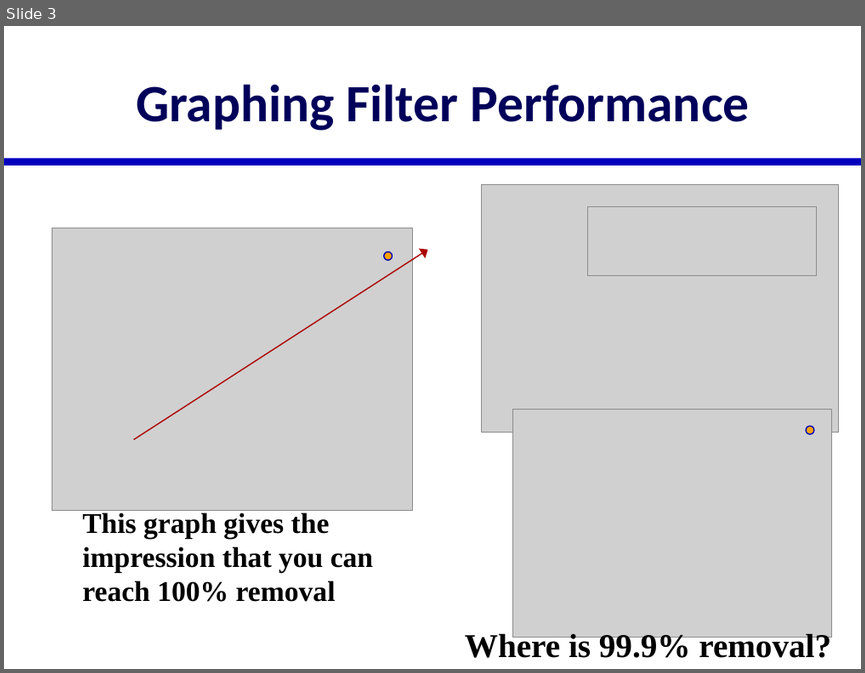
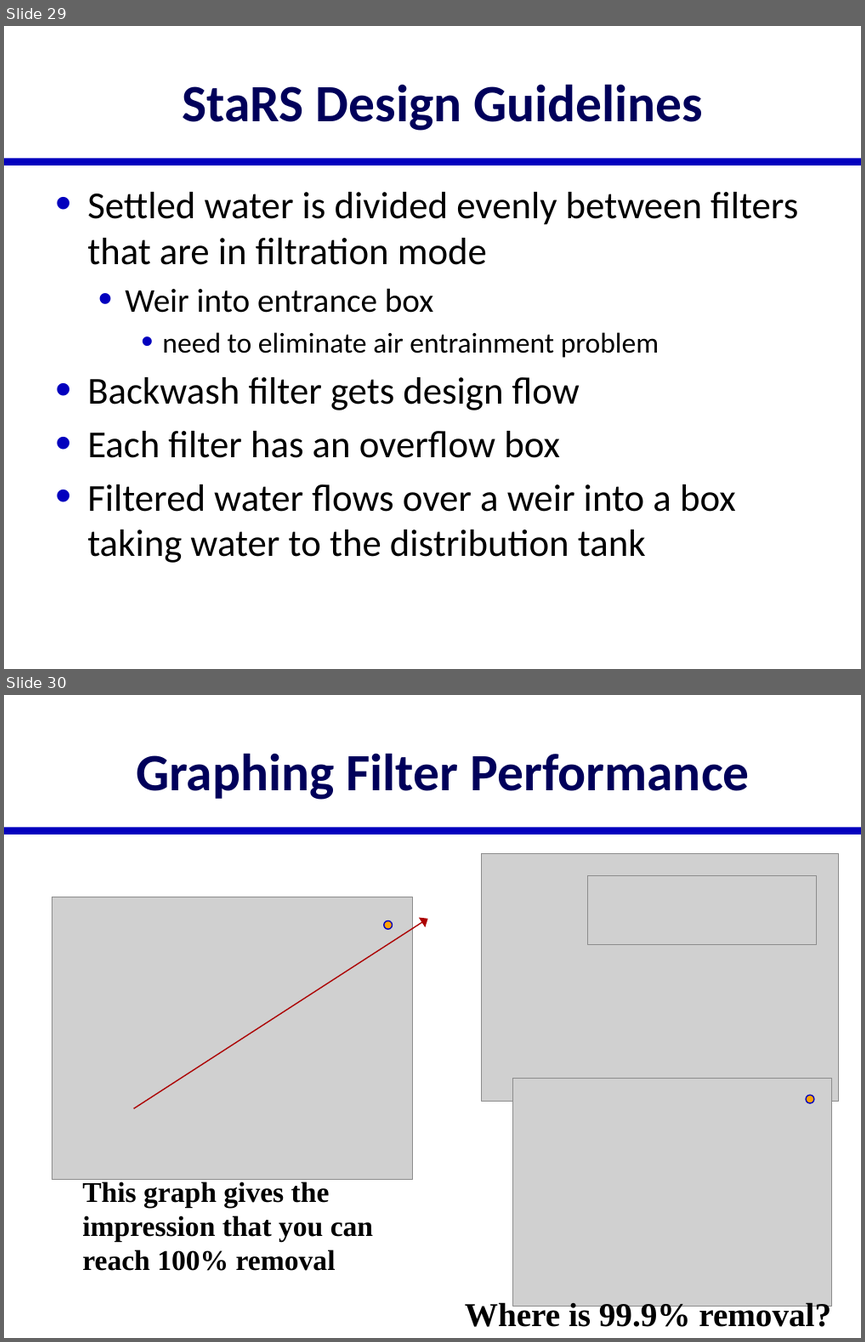
Before and after one commit to monroews/CEE4520Lectures, a slide deck: Extras/Filtration Extras.pptx. Shown one above the other, each under a label of ours: slide 3 before the commit, slides 29 and 30 after it. The pictures are 865x673 and 865x1342 pixels, drawn with LibreOffice and Linux fonts; fonts in the diff are those of the drawing; grey boxes stand for pictures. Boxes give left, top, right and bottom in pixels: in the first picture for what was removed or moved away, otherwise in the second. Text is boxed around its words. In the diff, an @@ line names an element or a change of style, - is before the commit and + after.

```diff
--- a/Extras/Filtration Extras.pptx
+++ b/Extras/Filtration Extras.pptx
@@ slide 29 added at (4, 26, 861, 669), background #FFFFFF; not listed: 1 template element that a slide beside it also shows @@
@@ title added at (182, 84, 703, 131), 44 pt, text #00005A, bold @@
+StaRS Design Guidelines
@@ text added at (87, 192, 798, 562), 32 pt, text #000000 @@
+• Settled water is divided evenly between filters that are in filtration mode
+  • Weir into entrance box
+    • need to eliminate air entrainment problem
+• Backwash filter gets design flow
+• Each filter has an overflow box
+• Filtered water flows over a weir into a box taking water to the distribution tank
@@ what was slide 3 is now slide 30 @@
```
Also in this commit, not shown: 3 slides changed, 26 other slides added, 4 other files.
